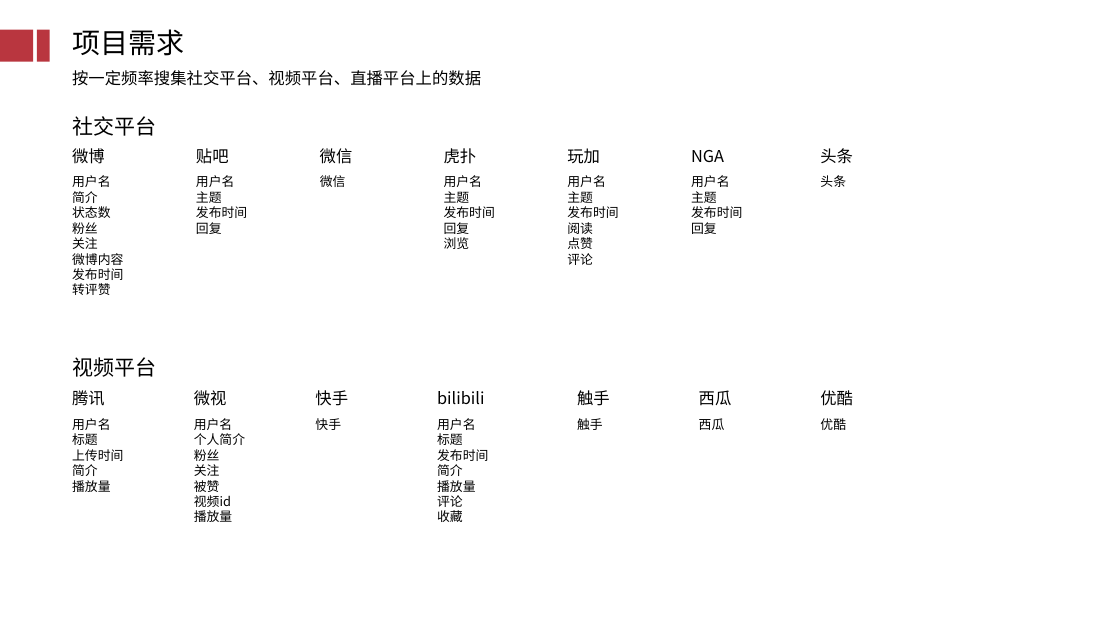
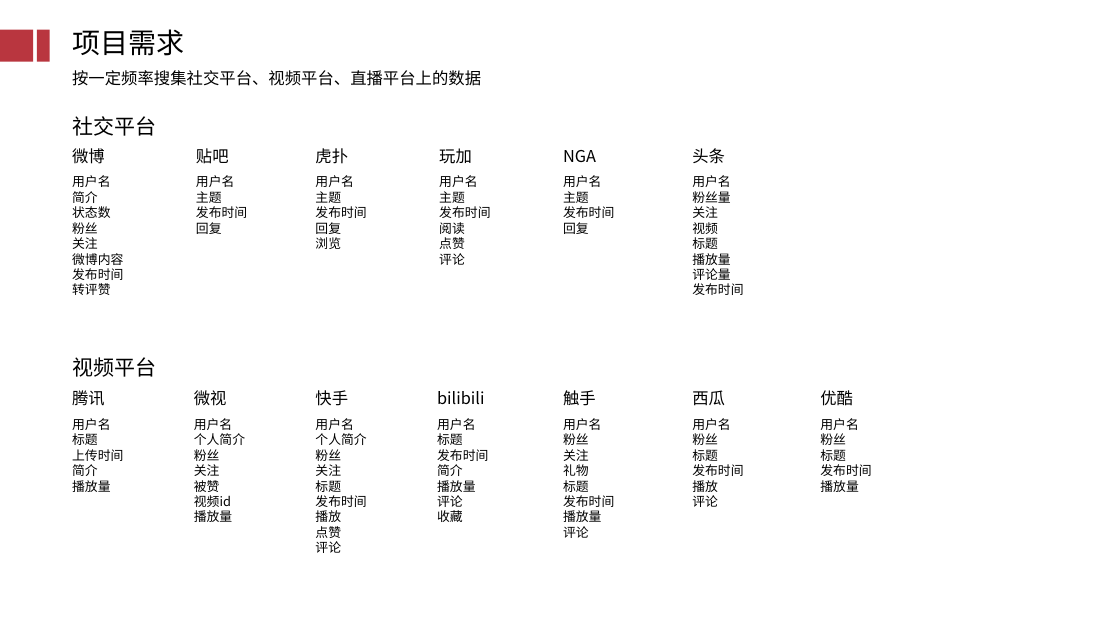
Before and after one commit to GuoXinjian/Python, a slide deck: slide 4 of KTS结案_V0.1.pptx. Drawn at 1120x630 pixels with LibreOffice and Linux fonts; fonts in the diff are those of the drawing; background and template pictures are left out. Boxes give left, top, right and bottom in pixels: in the first picture for what was removed or moved away, otherwise in the second. Text is boxed around its words. In the diff, an @@ line names an element or a change of style, - is before the commit and + after.

Commit message:
kts

```diff
--- a/KTS结案_V0.1.pptx
+++ b/KTS结案_V0.1.pptx
@@ text "虎扑": place and size @@
-text "虎扑" at (444, 148, 477, 164)
+text "虎扑" at (315, 148, 348, 164)
@@ text removed at (320, 148, 353, 164) @@
-微信
@@ text "用户名": place and size @@
-text "用户名" at (444, 175, 495, 249)
+text "用户名" at (315, 175, 366, 249)
@@ text removed at (320, 175, 346, 187) @@
-微信
@@ 5 texts: place and size @@
-5 texts at (567, 148, 853, 265)
+5 texts at (439, 148, 725, 265)
@@ text added at (692, 175, 743, 295), 11 pt, text #000000 @@
+用户名
+粉丝量
+关注
+视频
+标题
+播放量
+评论量
+发布时间
@@ text removed at (820, 175, 846, 187) @@
-头条
@@ text "触手": place and size @@
-text "触手" at (577, 390, 610, 406)
+text "触手" at (563, 390, 596, 406)
@@ text "西瓜": place and size @@
-text "西瓜" at (699, 390, 732, 406)
+text "西瓜" at (692, 390, 725, 406)
@@ text removed at (315, 418, 341, 430) @@
-快手
@@ text added at (315, 418, 366, 553), 11 pt, text #000000 @@
+用户名
+个人简介
+粉丝
+关注
+标题
+发布时间
+播放
+点赞
+评论
@@ text at (563, 418, 614, 538): text changed @@
-触手
+用户名
+粉丝
+关注
+礼物
+标题
+发布时间
+播放量
+评论
@@ text at (692, 418, 743, 507): text changed @@
-西瓜
+用户名
+粉丝
+标题
+发布时间
+播放
+评论
@@ text at (820, 418, 871, 492): text changed @@
-优酷
+用户名
+粉丝
+标题
+发布时间
+播放量
```
Also in this commit, not shown: 2 other slides changed, 7 slides added, 7 slides removed.
